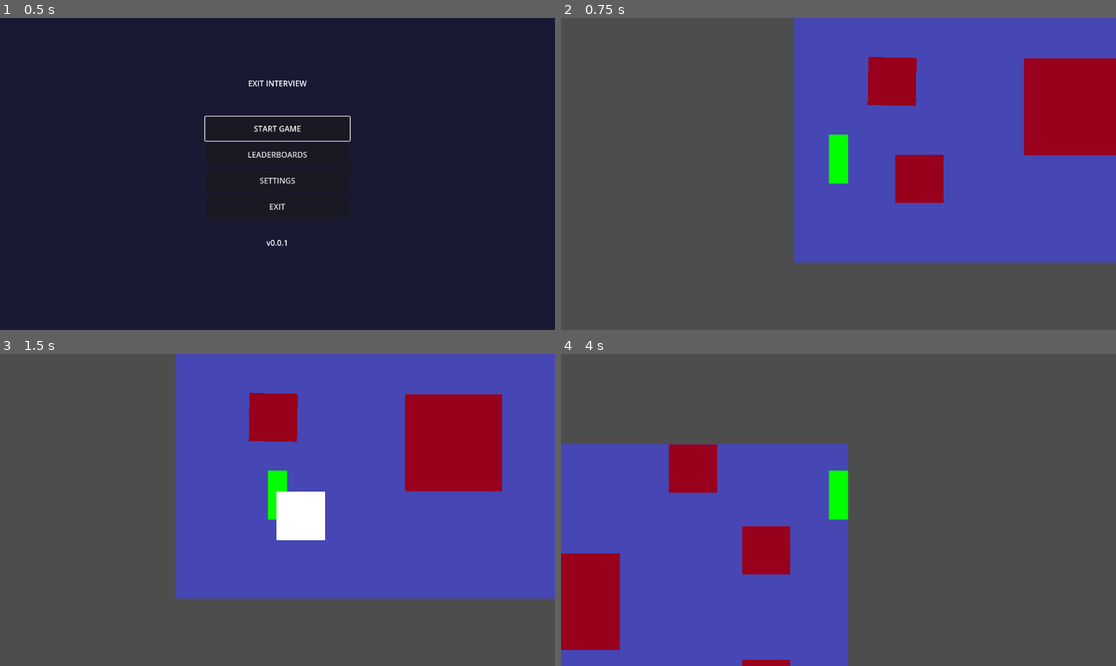
Above: before the commit, frames 1-4 (two rows, left to right).
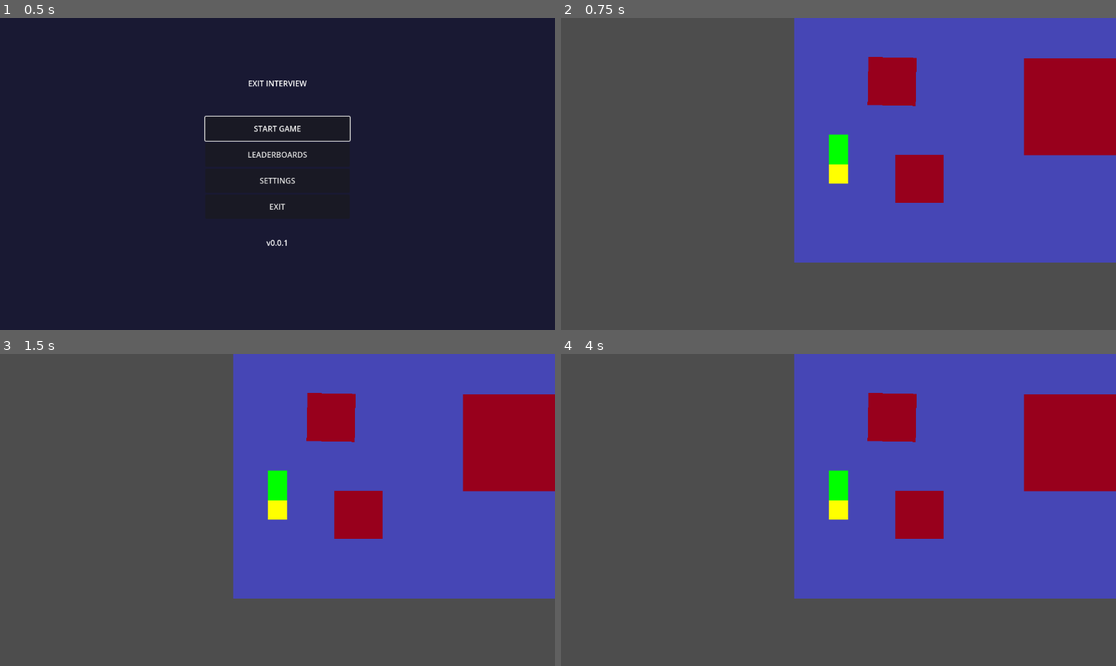
Above: after the commit, the same moments.

Repository: itlleat/twenty-second-slam
Game: Godot game, scene res://main_menu.tscn
Two runs of this game, one before a commit and one after it. Both use one fixed random seed, a clock stepped at 60 frames per second and the inputs below.
Inputs:
- Up to frame 1 (0.5 s): no input
- Up to frame 2 (0.75 s): click "START GAME" at 0.5 s
- Up to frame 3 (1.5 s): tap Enter at 1.25 s; hold D (move_right) from 1.28 s (still down); hold E (punch) from 1.28 s (still down)
- Up to frame 4 (4 s): tap Space (jump) at 1.52, 1.55, 1.82, 2.1, 2.27, 2.57, 2.75, 3.05, 3.77 s; release D (move_right) at 2.03 s; release E (punch) at 2.03 s; hold S (move_down) 2.03-2.78 s; tap E (punch) at 2.3, 3.6 s; hold D (move_right) 2.78-3.53 s; hold E (punch) 2.78-3.53 s; tap Enter at 3.5 s; hold W (move_up) from 3.53 s (still down)

Frame 1 is identical in both runs. In frame 2, 0.2% of the frame differs, in the area x 48-52%, y 46-54%; in frame 3, 20%; in frame 4, 73%, in the area x 0-100%, y 0-100%.
Error after the commit: Invalid assignment of property or key 'focus_neighbor_down' with value of type 'NodePath' on a base object of type 'Button'. (res://main_menu.gd:31)

Commit message:
fixed a collisionspace error random

Diff:
--- a/enemy_small.gd
+++ b/enemy_small.gd
@@ -161,10 +161,10 @@
 	var force_y = randf_range(-600, -300)  # Upward force
 	velocity = Vector2(force_x, force_y)
 
-	# Disable hit detection while flying
+	# Disable hit detection while flying (deferred to avoid collision system conflicts)
 	if has_node("HitBox"):
-		$HitBox.monitoring = false
-		$HitBox.monitorable = false
+		$HitBox.set_deferred("monitoring", false)
+		$HitBox.set_deferred("monitorable", false)
 
 	print("Enemy_small started flying with velocity: ", velocity, " (player facing right: ", player_facing_right, ")")
 
--- a/main_menu.gd
+++ b/main_menu.gd
@@ -7,6 +7,12 @@
 @onready var volume_slider = $UI/SettingsPanel/SettingsContainer/VolumeContainer/VolumeSlider
 @onready var fullscreen_checkbox = $UI/SettingsPanel/SettingsContainer/FullscreenCheckbox
 
+# Menu button references for navigation
+@onready var start_button = $MainContainer/MenuButtons/StartButton
+@onready var leaderboards_button = $MainContainer/MenuButtons/LeaderboardsButton
+@onready var settings_button = $MainContainer/MenuButtons/SettingsButton
+@onready var exit_button = $MainContainer/MenuButtons/ExitButton
+
 func _ready():
 	# Initialize settings with current values
 	_load_settings()
@@ -14,11 +20,25 @@
 	# Ensure settings panel is hidden initially
 	settings_panel.visible = false
 
-	# Focus the start button initially - wait one frame for UI to be ready
-	call_deferred("_set_initial_focus")
+	# Set up button navigation
+	_setup_button_navigation()
 
-func _set_initial_focus():
-	$MainContainer/MenuButtons/StartButton.grab_focus()
+	# Focus the start button initially
+	start_button.grab_focus()
+
+func _setup_button_navigation():
+	# Set up focus neighbors for directional navigation
+	start_button.focus_neighbor_down = leaderboards_button.get_path()
+	start_button.focus_neighbor_up = exit_button.get_path()
+
+	leaderboards_button.focus_neighbor_up = start_button.get_path()
+	leaderboards_button.focus_neighbor_down = settings_button.get_path()
+
+	settings_button.focus_neighbor_up = leaderboards_button.get_path()
+	settings_button.focus_neighbor_down = exit_button.get_path()
+
+	exit_button.focus_neighbor_up = settings_button.get_path()
+	exit_button.focus_neighbor_down = start_button.get_path()
 
 func _load_settings():
 	# Load volume setting
@@ -75,7 +95,7 @@
 	settings_panel.visible = false
 
 	# Return focus to the settings button
-	$MainContainer/MenuButtons/SettingsButton.grab_focus()
+	settings_button.grab_focus()
 
 func _show_placeholder_message(message: String):
 	# Simple placeholder message system
--- a/player.gd
+++ b/player.gd
@@ -5,19 +5,23 @@
 	WALKING,
 	WALK_UP,
 	WALK_DOWN,
-	DASHING
+	DASHING,
+	PUNCHING,
+	DASH_PUNCHING
 }
 
 var current_state = PlayerState.IDLE
 var move_speed = 600.0
 var dash_force = 1800.0
-var dash_duration = 0.19
+var dash_duration = 0.15
 var gravity = 980.0
-var punch_flash_rate = 10.0  # Flashes per second
-var punch_flash_timer = 0.0
-var is_punching = false
+var can_punch = true
+var punch_cooldown = 0.06
+var punch_timer = 0.0
 var dash_timer = 0.0
-var is_dashing = false
+var dash_cooldown = 0.1
+var dash_cooldown_timer = 0.0
+var can_dash = true
 var facing_right = true
 
 var punch_area: Area2D
@@ -67,18 +71,27 @@
 	# 	add_child(collision)
 
 func _physics_process(delta):
-	# Handle punch input - completely asynchronous, works anywhere
-	if Input.is_action_pressed("punch"):
-		if not is_punching:
+	# Handle dash cooldown
+	if dash_cooldown_timer > 0:
+		dash_cooldown_timer -= delta
+		if dash_cooldown_timer <= 0:
+			can_dash = true
+
+	# Handle dash input - can interrupt most states
+	if Input.is_action_just_pressed("jump") and can_dash:
+		if current_state == PlayerState.PUNCHING:
+			# Dash while punching - enter dash-punch state
+			start_dash_punch()
+		elif current_state != PlayerState.DASHING and current_state != PlayerState.DASH_PUNCHING:
+			start_dash()
+
+	# Handle punch input - can interrupt most states
+	if Input.is_action_just_pressed("punch") and can_punch:
+		if current_state == PlayerState.DASHING:
+			# Punch while dashing - enter dash-punch state
+			start_dash_punch()
+		elif current_state != PlayerState.PUNCHING and current_state != PlayerState.DASH_PUNCHING:
 			start_punch()
-		handle_punch_flash(delta)
-	else:
-		if is_punching:
-			stop_punch()
-
-	# Handle dash input - only works in movement areas
-	if Input.is_action_just_pressed("jump") and can_move_vertically:
-		start_dash()
 
 	match current_state:
 		PlayerState.IDLE:
@@ -91,6 +104,8 @@
 			handle_walk_down_state(delta)
 		PlayerState.DASHING:
 			handle_dashing_state(delta)
+		PlayerState.PUNCHING:
+			handle_punching_state(delta)
 
 	# No gravity - all movement is contained within free movement area
 
@@ -131,15 +146,25 @@
 	if dash_timer <= 0:
 		# End dash
 		current_state = PlayerState.IDLE
-		is_dashing = false
+		# Start dash cooldown
+		dash_cooldown_timer = dash_cooldown
+		can_dash = false
 		# Slow down after dash
 		velocity.x *= 0.5
 		if can_move_vertically:
 			velocity.y *= 0.5
 	# Don't handle input during dash - keep dash velocity
 
-
-
+func handle_punching_state(delta):
+	velocity.x = 0
+	punch_timer -= delta
+	if punch_timer <= 0:
+		current_state = PlayerState.IDLE
+		can_punch = true
+		punch_area.visible = false
+		# Disable collision when not punching
+		punch_area.monitoring = false
+		punch_area.monitorable = false
 
 func handle_movement_input():
 	# Only allow input when in free movement area
@@ -184,10 +209,18 @@
 	if input_vector.x != 0:
 		facing_right = input_vector.x > 0
 
+	if Input.is_action_just_pressed("punch") and can_punch:
+		start_punch()
+
 func start_dash():
+	# Debug: Check dash conditions
+	if not can_dash:
+		print("Cannot dash: can_dash is false, cooldown remaining: ", dash_cooldown_timer)
+		return
+
 	print("Starting dash!")
 	current_state = PlayerState.DASHING
-	is_dashing = true
+	can_dash = false
 	dash_timer = dash_duration
 
 	# Get current input for dash direction using the same method as movement
@@ -225,54 +258,28 @@
 	velocity = dash_direction * dash_force
 	print("Dashing in direction: ", dash_direction)
 
-
-
 func start_punch():
-	is_punching = true
-	punch_flash_timer = 0.0
+	current_state = PlayerState.PUNCHING
+	can_punch = false
+	punch_timer = punch_cooldown
 
 	# Position punch hitbox based on facing direction
 	var horizontal_offset := 40.0
 	punch_area.position = Vector2(horizontal_offset if facing_right else -horizontal_offset, -40)
 
-	# Enable collision while punching
+	punch_area.visible = true  # Show the punch hitbox
+	# Enable collision only while punching
 	punch_area.monitoring = true
 	punch_area.monitorable = true
 
-func stop_punch():
-	is_punching = false
-	punch_area.visible = false
-	punch_area.monitoring = false
-	punch_area.monitorable = false
-	# Don't change state here - let update_state handle it
-
-func handle_punch_flash(delta):
-	punch_flash_timer += delta
-	var flash_period = 1.0 / punch_flash_rate
-
-	# Update punch position based on current facing direction
-	var horizontal_offset := 40.0
-	punch_area.position = Vector2(horizontal_offset if facing_right else -horizontal_offset, -40)
-
-	# Toggle both visibility AND collision detection with each flash
-	var should_be_active = fmod(punch_flash_timer, flash_period) < (flash_period * 0.5)
-	punch_area.visible = should_be_active
-	punch_area.monitoring = should_be_active
-	punch_area.monitorable = should_be_active
-
 func update_state():
-	# Dashing takes priority for movement state
-	if is_dashing:
-		current_state = PlayerState.DASHING
-		return
-
-	# Handle movement states based on actual movement, not punch state
-	if can_move_vertically:
-		# In free movement area - use any movement for walking state
-		if abs(velocity.x) > 0 or abs(velocity.y) > 0:
-			current_state = PlayerState.WALKING
+	if current_state != PlayerState.PUNCHING and current_state != PlayerState.DASHING:
+		if can_move_vertically:
+			# In free movement area - use any movement for walking state
+			if abs(velocity.x) > 0 or abs(velocity.y) > 0:
+				current_state = PlayerState.WALKING
+			else:
+				current_state = PlayerState.IDLE
 		else:
+			# Outside free movement area - always idle (no movement allowed)
 			current_state = PlayerState.IDLE
-	else:
-		# Outside free movement area - always idle (no movement allowed)
-		current_state = PlayerState.IDLE
